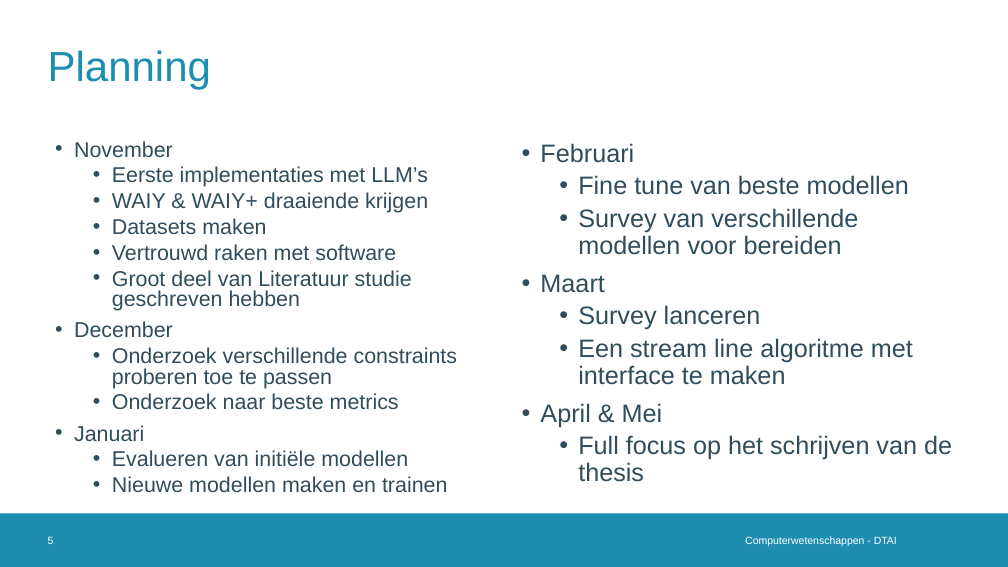
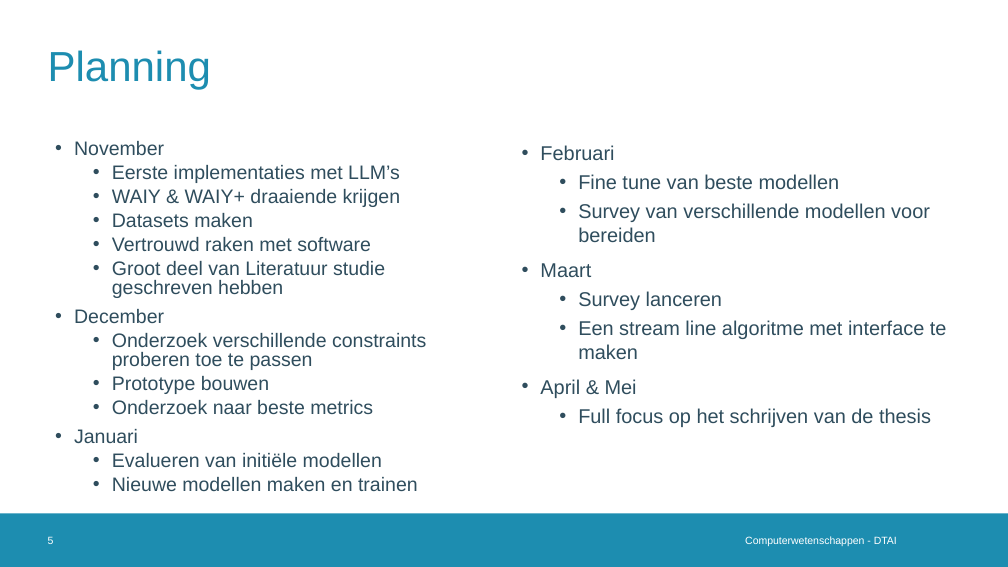
Before and after one commit to Alintermans/Thesis, a slide deck: slide 5 of Presentations/First Intermediate presentation/Presentation.pptx. Drawn at 1008x567 pixels with LibreOffice and Linux fonts; fonts in the diff are those of the drawing; background and template pictures are left out. Boxes give left, top, right and bottom in pixels: in the first picture for what was removed or moved away, otherwise in the second. Text is boxed around its words. In the diff, an @@ line names an element or a change of style, - is before the commit and + after.

```diff
--- a/Presentations/First Intermediate presentation/Presentation.pptx
+++ b/Presentations/First Intermediate presentation/Presentation.pptx
@@ text at <box>74,141,426,491</box>: size 20.4 to 18.6 pt @@
@@ text "Februari" at <box>540,145,947,427</box>: size 24 to 19 pt; line spacing 0.9 to 1 @@
@@ text at <box>112,376,269,394</box>: paragraph added @@
+  • Prototype bouwen
```
Also in this commit, not shown: 1 other slide changed, 17 other files.
